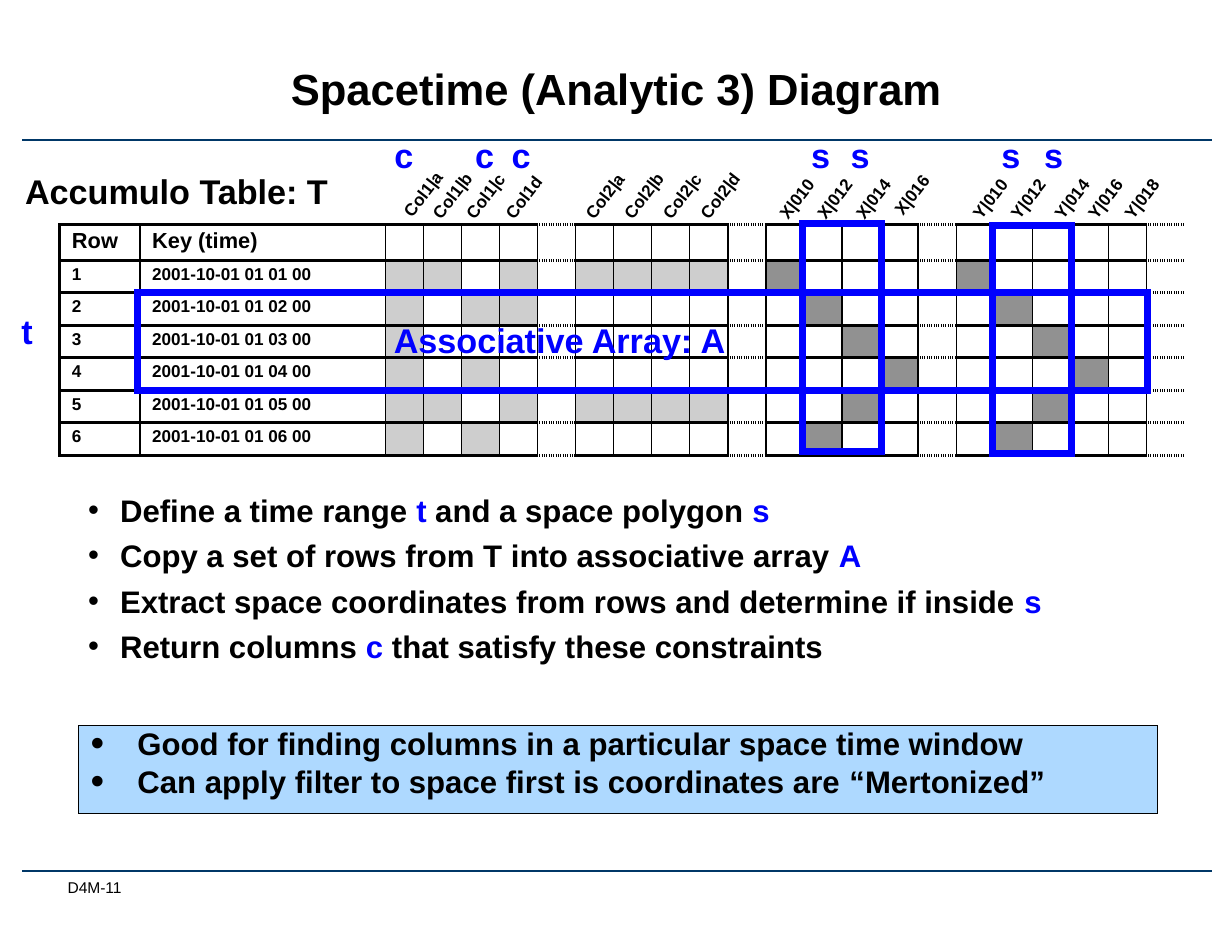
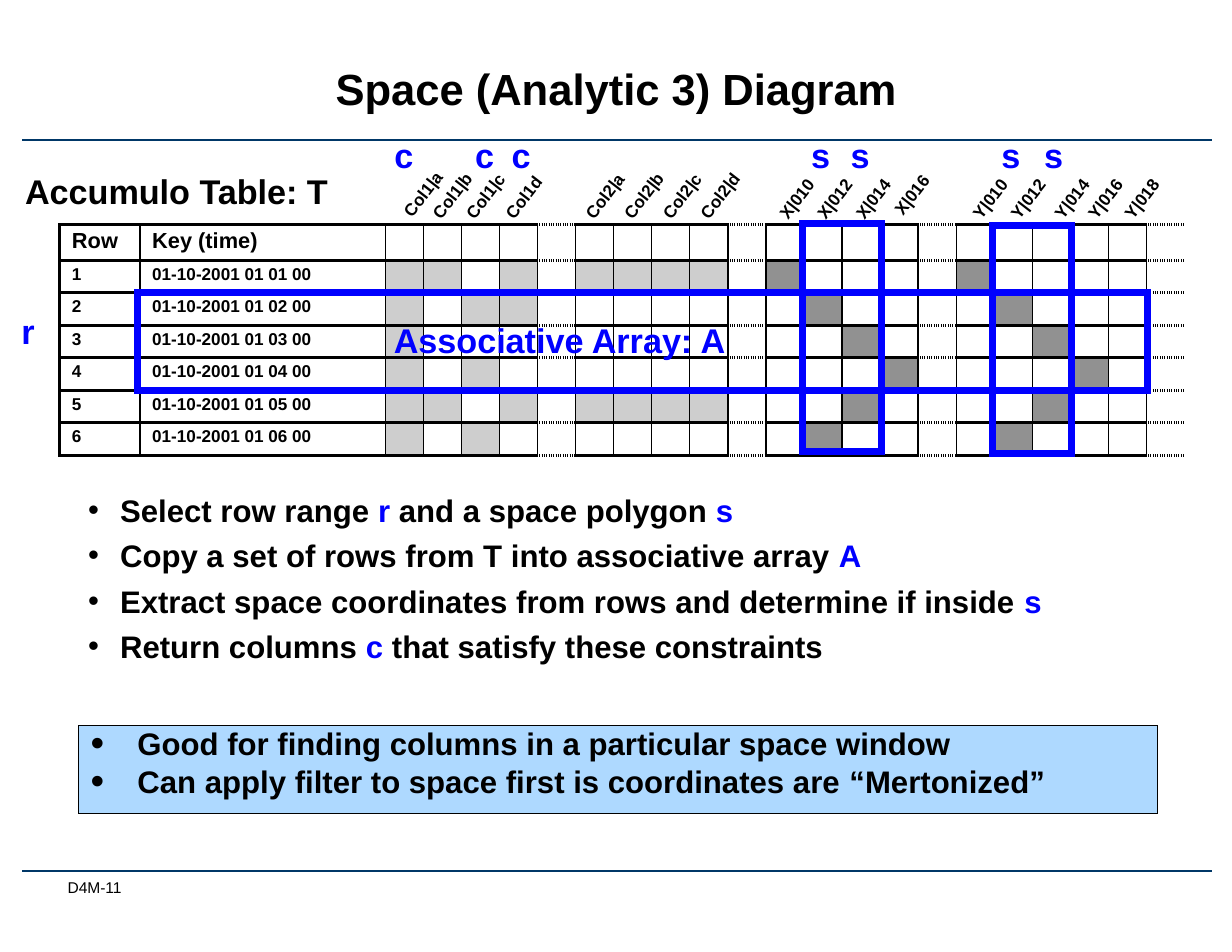
Before and after one commit to Accla/d4m, a slide deck: slide 11 of docs/Lec04-StructuredData.pptx. Drawn at 1232x952 pixels with LibreOffice and Linux fonts; fonts in the diff are those of the drawing; background and template pictures are left out. Boxes give left, top, right and bottom in pixels: in the first picture for what was removed or moved away, otherwise in the second. Text is boxed around its words. In the diff, an @@ line names an element or a change of style, - is before the commit and + after.

Commit message:
fixed time based row key bottleneck

```diff
--- a/docs/Lec04-StructuredData.pptx
+++ b/docs/Lec04-StructuredData.pptx
@@ title at box(336, 73, 896, 114): text changed @@
-Spacetime (Analytic 3) Diagram
+Space (Analytic 3) Diagram
@@ table at box(59, 225, 1185, 457) @@
-row 2, column 2: 2001-10-01 01 01 00
+row 2, column 2: 01-10-2001 01 01 00
-row 3, column 2: 2001-10-01 01 02 00
+row 3, column 2: 01-10-2001 01 02 00
-row 4, column 2: 2001-10-01 01 03 00
+row 4, column 2: 01-10-2001 01 03 00
-row 5, column 2: 2001-10-01 01 04 00
+row 5, column 2: 01-10-2001 01 04 00
-row 6, column 2: 2001-10-01 01 05 00
+row 6, column 2: 01-10-2001 01 05 00
-row 7, column 2: 2001-10-01 01 06 00
+row 7, column 2: 01-10-2001 01 06 00
@@ text at box(21, 325, 34, 344): text changed @@
-t
+r
@@ text at box(120, 499, 733, 528): text changed @@
-• Define a time range t and a space polygon s
+• Select row range r and a space polygon s
@@ text in rectangle at box(137, 732, 950, 761): text changed @@
-• Good for finding columns in a particular space time window
+• Good for finding columns in a particular space window
```
Also in this commit, not shown: 15 other slides changed.
